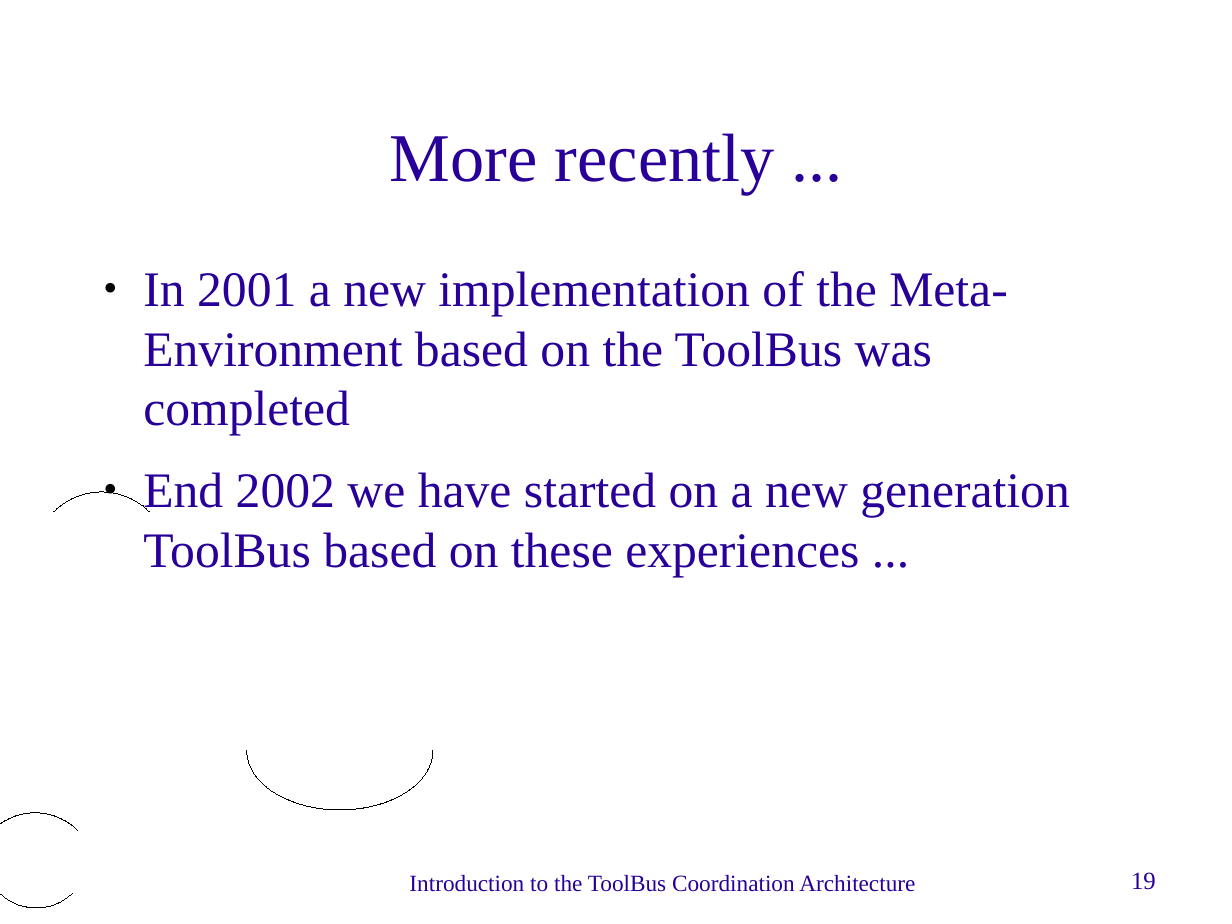
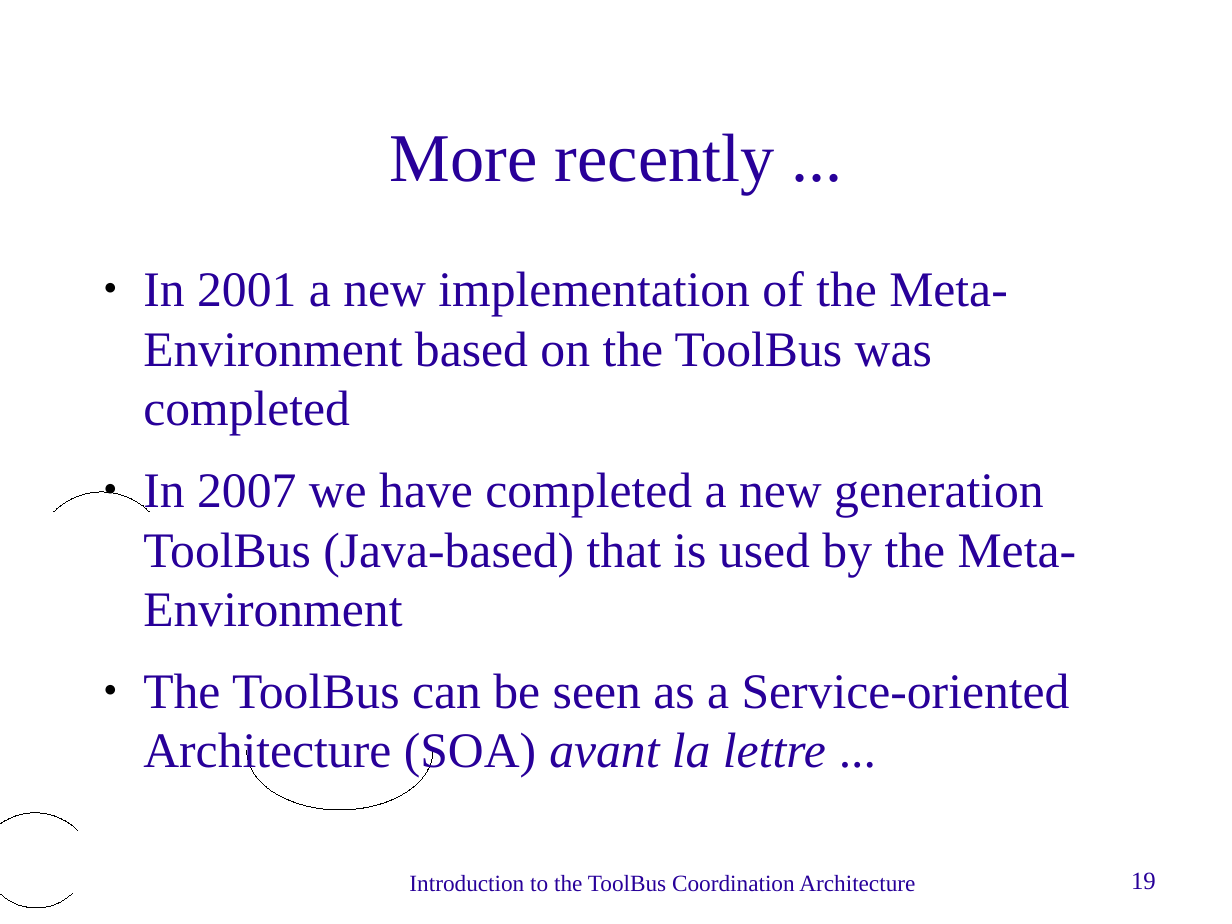
Before and after one commit to cwi-swat/meta-environment, a slide deck: slide 19 of meta-doc/technology/toolbus-intro/toolbus-intro.odp. Drawn at 1232x924 pixels with LibreOffice and Linux fonts; fonts in the diff are those of the drawing; background and template pictures are left out. Boxes give left, top, right and bottom in pixels: in the first picture for what was removed or moved away, otherwise in the second. Text is boxed around its words. In the diff, an @@ line names an element or a change of style, - is before the commit and + after.

Commit message:
Updated and extended ToolBus slides

```diff
--- a/meta-doc/technology/toolbus-intro/toolbus-intro.odp
+++ b/meta-doc/technology/toolbus-intro/toolbus-intro.odp
@@ text at bbox=[143, 472, 1077, 778]: text changed @@
-● End 2002 we have started on a new generation ToolBus based on these experiences ...
+● In 2007 we have completed a new generation ToolBus (Java-based) that is used by the Meta-Environment
+● The ToolBus can be seen as a Service-oriented Architecture (SOA) avant la lettre ...
```
Also in this commit, not shown: 28 other slides changed, 69 slides added, 5 slides removed, 1 other file.
